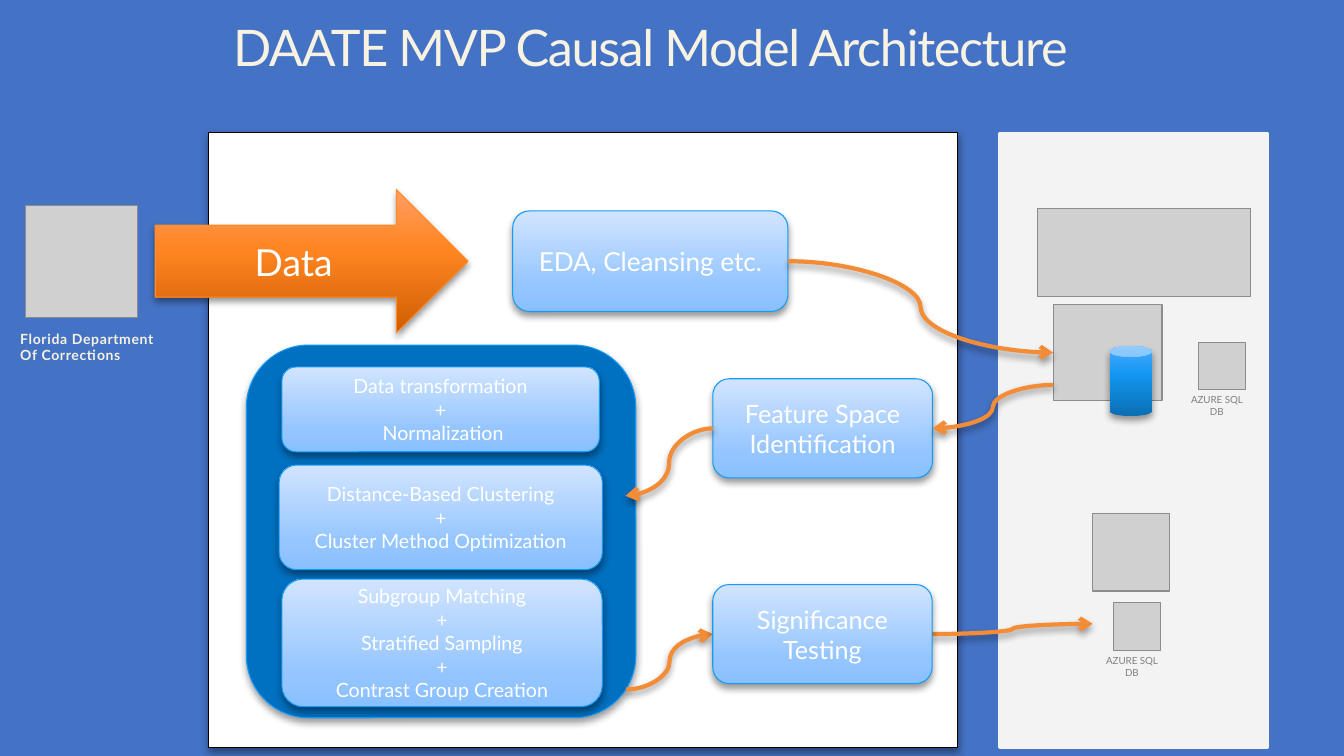
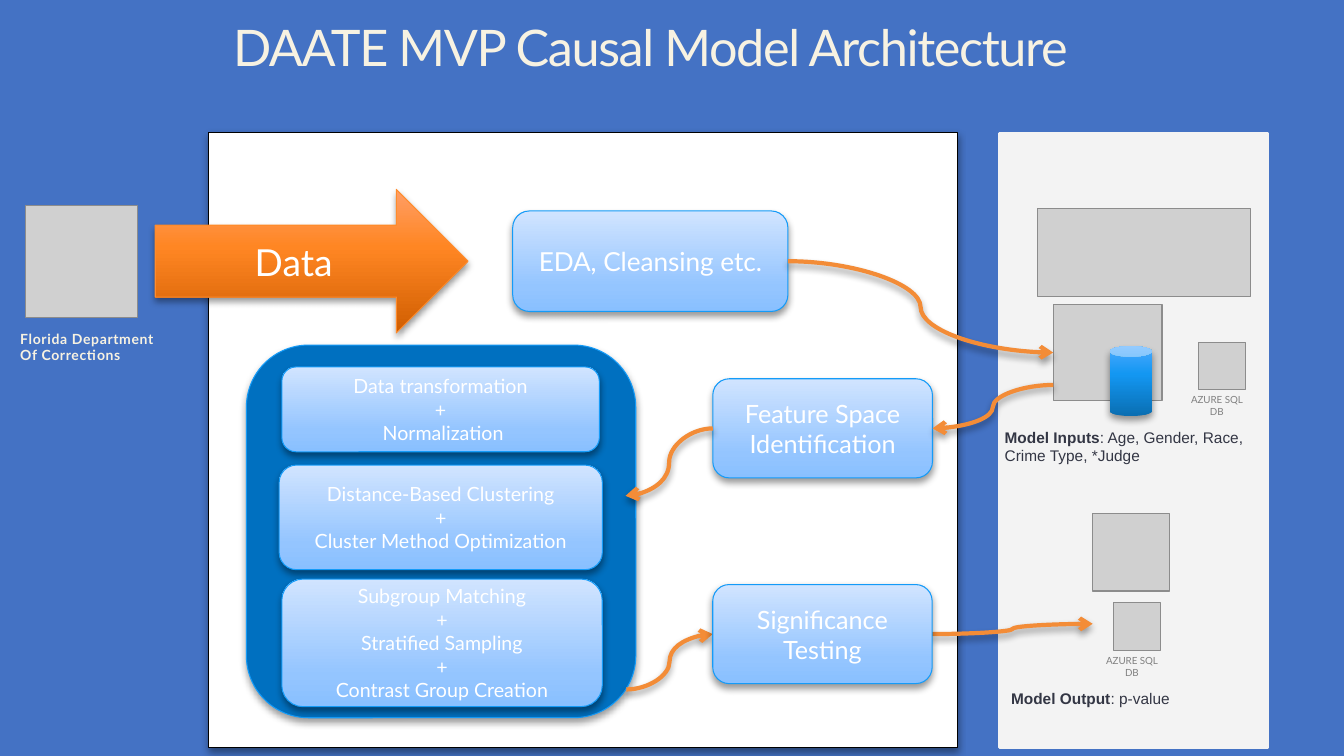
Before and after one commit to mspuckit/DAATE, a slide deck: slide 3 of assets/resources/graph for web_page.pptx (slide 6 before the commit). Drawn at 1344x756 pixels with LibreOffice and Linux fonts; fonts in the diff are those of the drawing; grey boxes stand for pictures. Boxes give left, top, right and bottom in pixels: in the first picture for what was removed or moved away, otherwise in the second. Text is boxed around its words. In the diff, an @@ line names an element or a change of style, - is before the commit and + after.

Commit message:
updated model images

```diff
--- a/assets/resources/graph for web_page.pptx
+++ b/assets/resources/graph for web_page.pptx
@@ text added at <box>1005,432,1243,464</box>, 11 pt, text #333644 @@
+Model Inputs: Age, Gender, Race, Crime Type, *Judge
@@ text added at <box>1011,693,1170,707</box>, 11 pt, text #333644, bold @@
+Model Output: p-value
```
Also in this commit, not shown: 1 other slide changed, 1 slide added, 1 slide removed, 3 other files.
